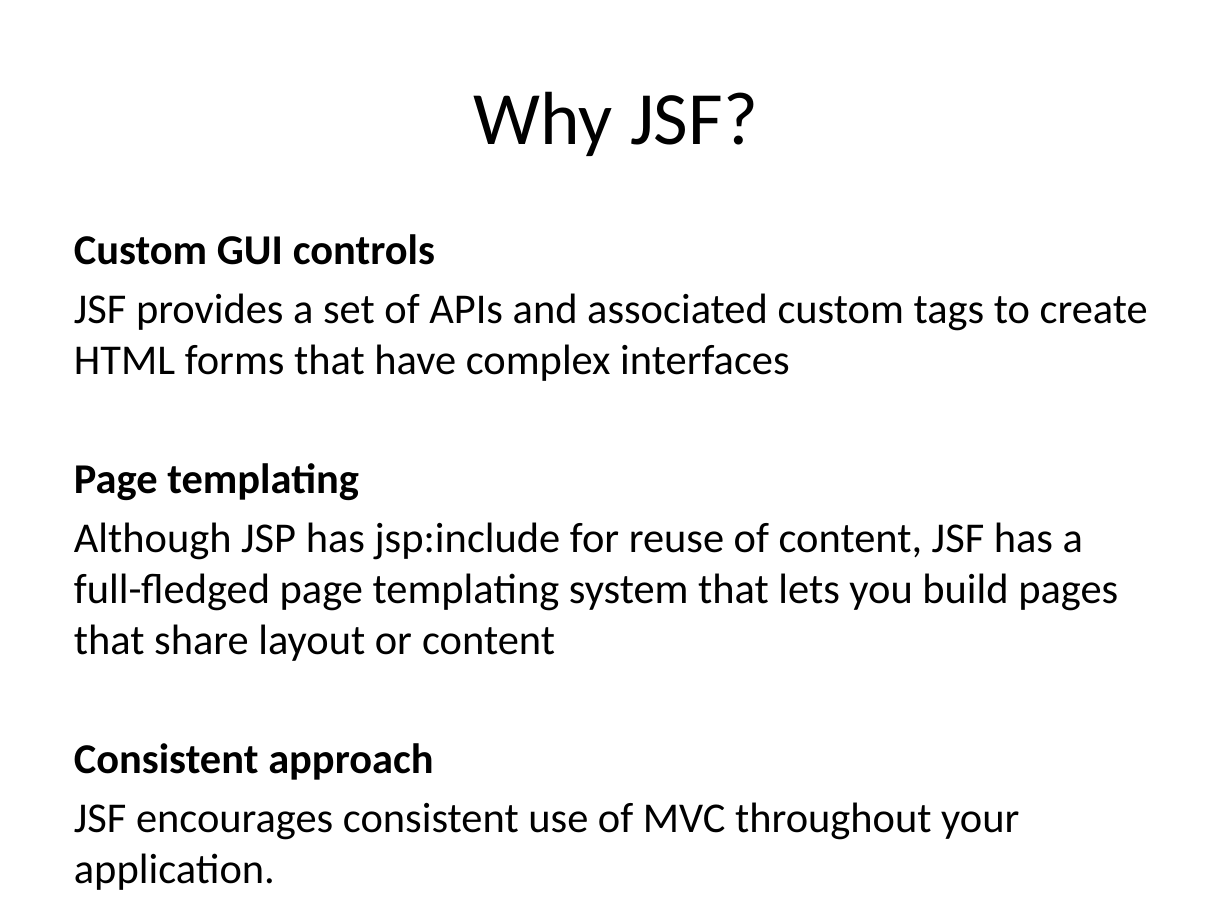
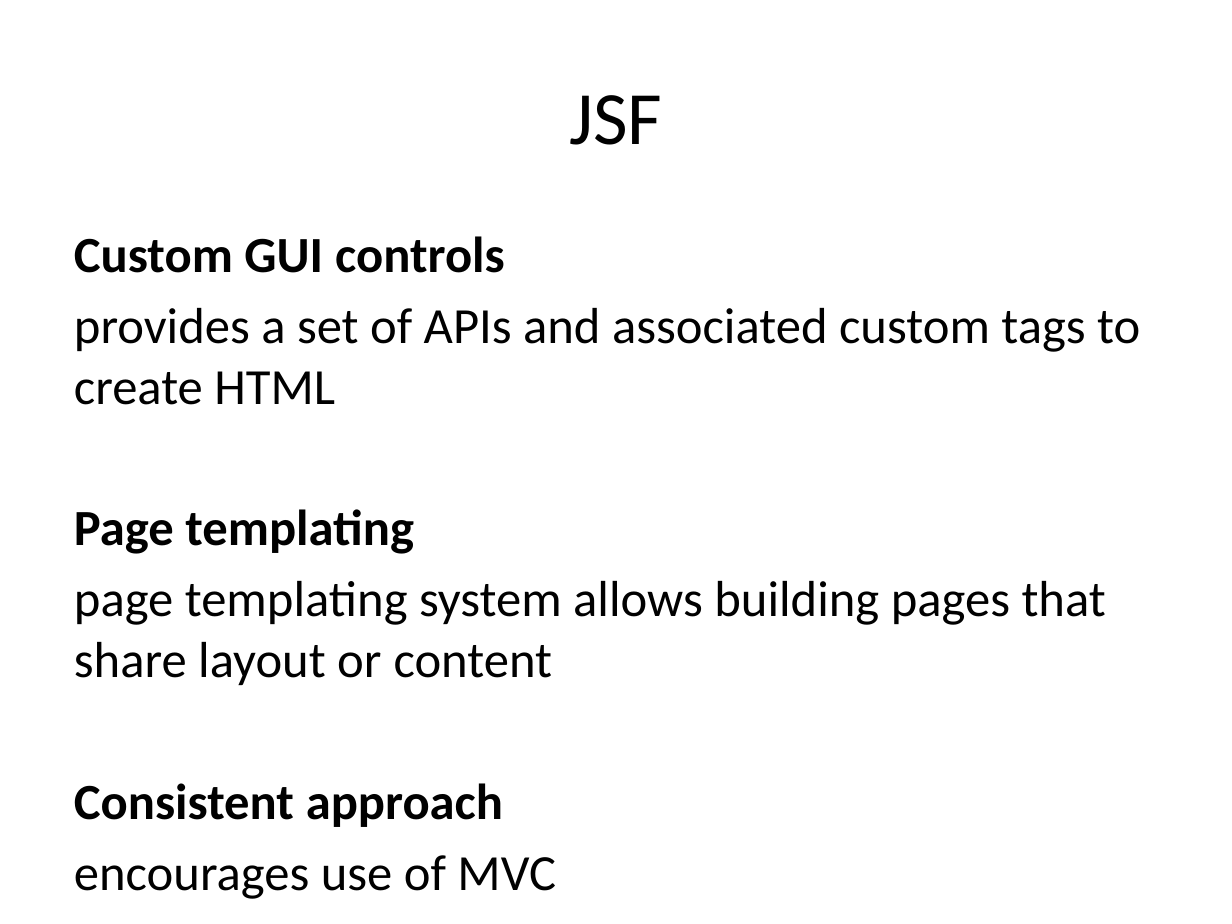
Before and after one commit to markusmo/HotelSoftware, a slide deck: slide 33 of Documentation/Praesentation/PresentationRoomanizer.pptx (slide 29 before the commit). Drawn at 1232x924 pixels with LibreOffice and Linux fonts; fonts in the diff are those of the drawing. Boxes give left, top, right and bottom in pixels: in the first picture for what was removed or moved away, otherwise in the second. Text is boxed around its words. In the diff, an @@ line names an element or a change of style, - is before the commit and + after.

```diff
--- a/Documentation/Praesentation/PresentationRoomanizer.pptx
+++ b/Documentation/Praesentation/PresentationRoomanizer.pptx
@@ title at bbox=[569, 95, 662, 145]: text changed @@
-Why JSF?
+JSF
@@ text at bbox=[74, 236, 505, 827]: size 24.8 to 29.6 pt in "Custom GUI controls", "Page templating", "Consistent approach" @@
@@ text at bbox=[74, 308, 1140, 405]: text changed; size 24.8 to 29.6 pt @@
-JSF provides a set of APIs and associated custom tags to create HTML forms that have complex interfaces
+provides a set of APIs and associated custom tags to create HTML
@@ text at bbox=[74, 581, 1106, 685]: text changed; size 24.8 to 29.6 pt @@
-Although JSP has jsp:include for reuse of content, JSF has a full-fledged page templating system that lets you build pages that share layout or content
+page templating system allows building pages that share layout or content
@@ text at bbox=[74, 855, 556, 899]: text changed; size 24.8 to 29.6 pt @@
-JSF encourages consistent use of MVC throughout your application.
+encourages use of MVC
```
Also in this commit, not shown: 8 other slides changed, 7 slides added, 3 slides removed, 15 other files.
